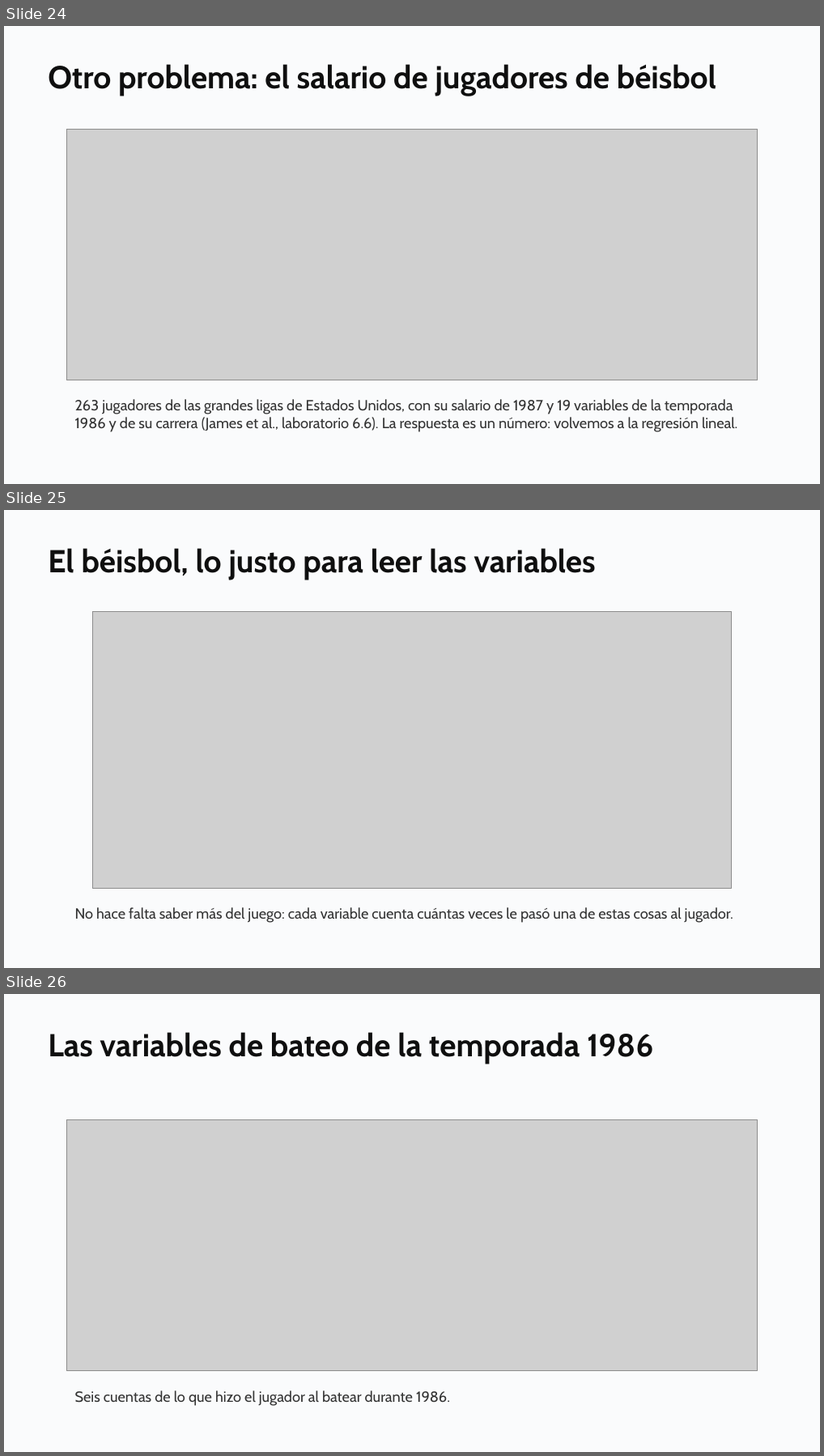
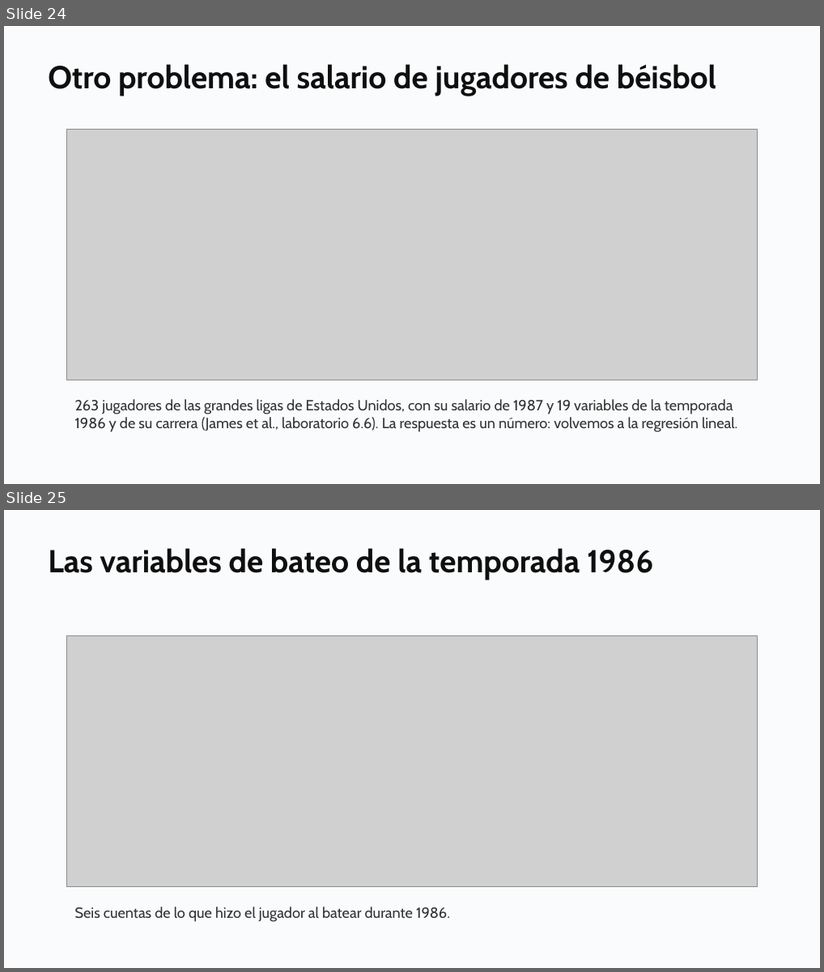
Before and after one commit to daniopitz/diplomado-cdd, a slide deck: presentaciones/clase07_evaluar_regularizar.pptx. Shown one above the other, each under a label of ours: slides 24, 25 and 26 before the commit, slides 24 and 25 after it. The pictures are 824x1456 and 824x972 pixels, drawn with LibreOffice and Linux fonts; fonts in the diff are those of the drawing; grey boxes stand for pictures. Boxes give left, top, right and bottom in pixels: in the first picture for what was removed or moved away, otherwise in the second. Text is boxed around its words. In the diff, an @@ line names an element or a change of style, - is before the commit and + after.

```diff
--- a/presentaciones/clase07_evaluar_regularizar.pptx
+++ b/presentaciones/clase07_evaluar_regularizar.pptx
@@ slide 25 removed at [4,510,820,968], background #FFFFFF @@
@@ rectangle removed at [4,510,820,968] @@
@@ text removed at [48,548,596,580] @@
-El béisbol, lo justo para leer las variables
@@ picture removed at [93,612,732,889] @@
@@ text removed at [75,908,734,923] @@
-No hace falta saber más del juego: cada variable cuenta cuántas veces le pasó una de estas cosas al jugador.
@@ what was slide 26 is now slide 25 @@
```
Also in this commit, not shown: 1 other file.
